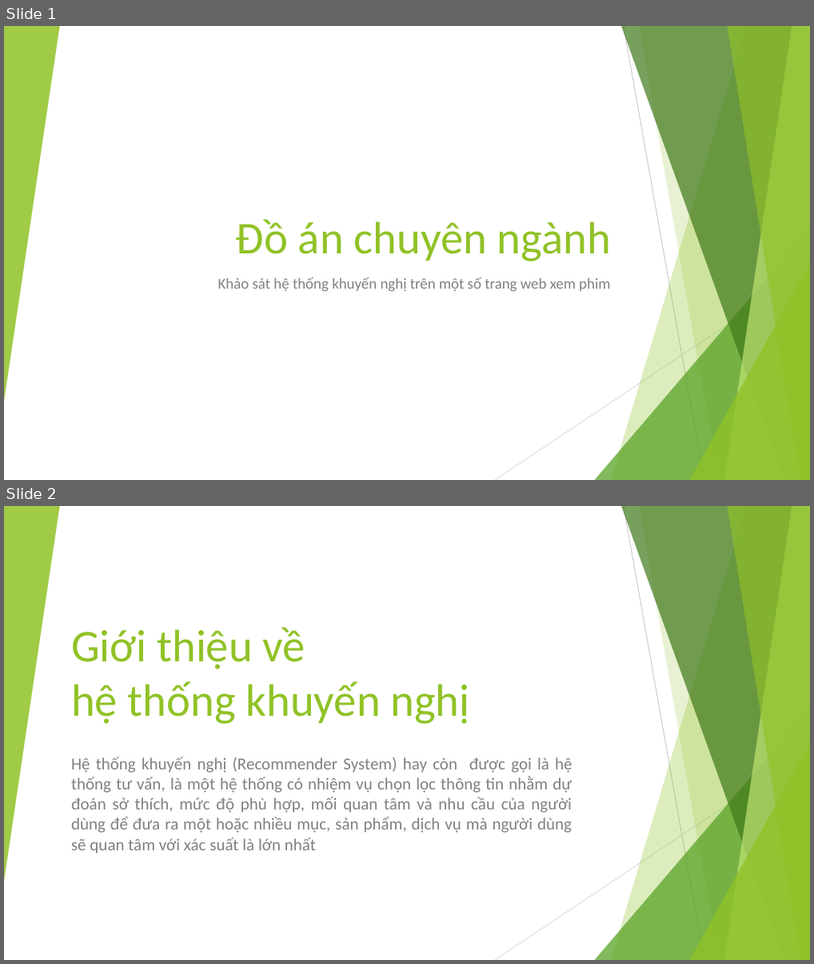
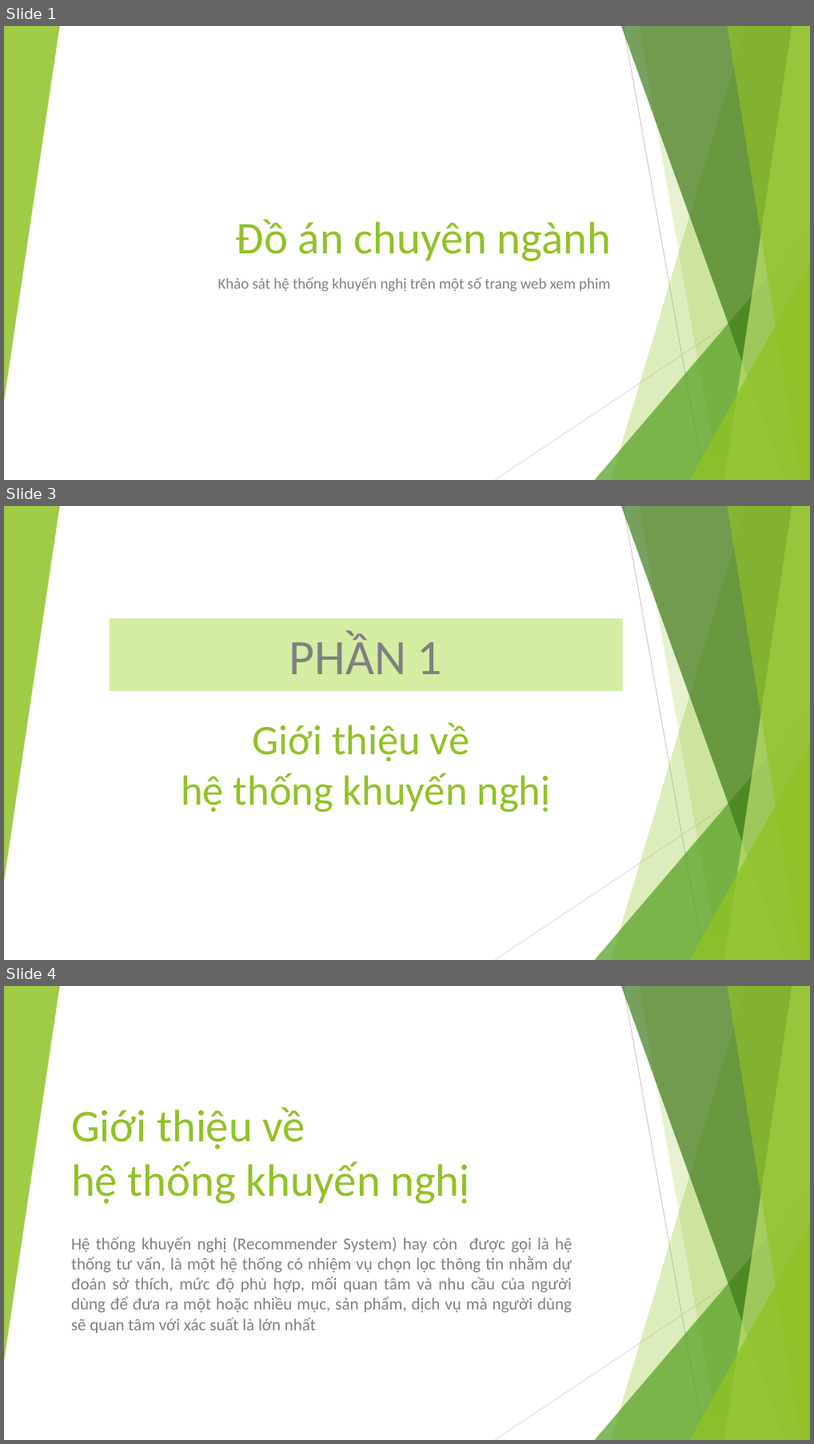
Before and after one commit to EdgarIgnite16/Specialized-Projects, a slide deck: FinalFile/DACN_ThuyetTrinh.pptx. Shown one above the other, each under a label of ours: slides 1 and 2 before the commit, slides 1, 3 and 4 after it; the slides between them are not shown. The pictures are 814x964 and 814x1444 pixels, drawn with LibreOffice and Linux fonts; fonts in the diff are those of the drawing. Boxes give left, top, right and bottom in pixels: in the first picture for what was removed or moved away, otherwise in the second. Text is boxed around its words. In the diff, an @@ line names an element or a change of style, - is before the commit and + after.

```diff
--- a/FinalFile/DACN_ThuyetTrinh.pptx
+++ b/FinalFile/DACN_ThuyetTrinh.pptx
@@ slide 3 added at bbox=[4, 506, 810, 960], background #FFFFFF; not listed: 10 template elements that a slide beside it also shows @@
@@ subtitle added at bbox=[110, 619, 623, 691], fill #D5EDA2, 59 pt, text #808080 @@
+PHẦN 1
@@ text added at bbox=[181, 722, 550, 812], 50 pt, text #90C226 @@
+Giới thiệu về
+hệ thống khuyến nghị
@@ what was slide 2 is now slide 4 @@
```
Also in this commit, not shown: 2 slides changed, 5 other slides added, 1 other file.
